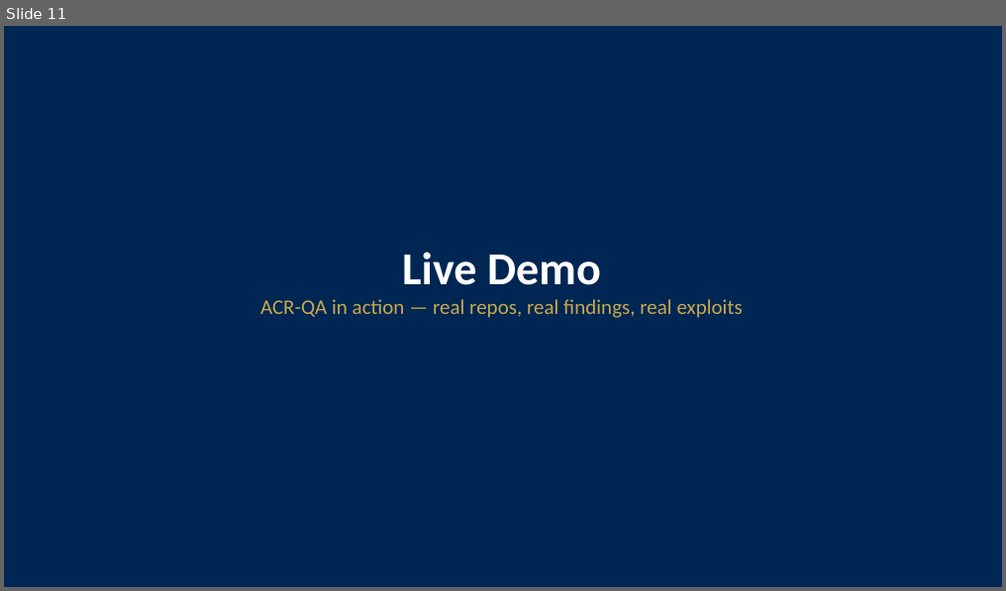
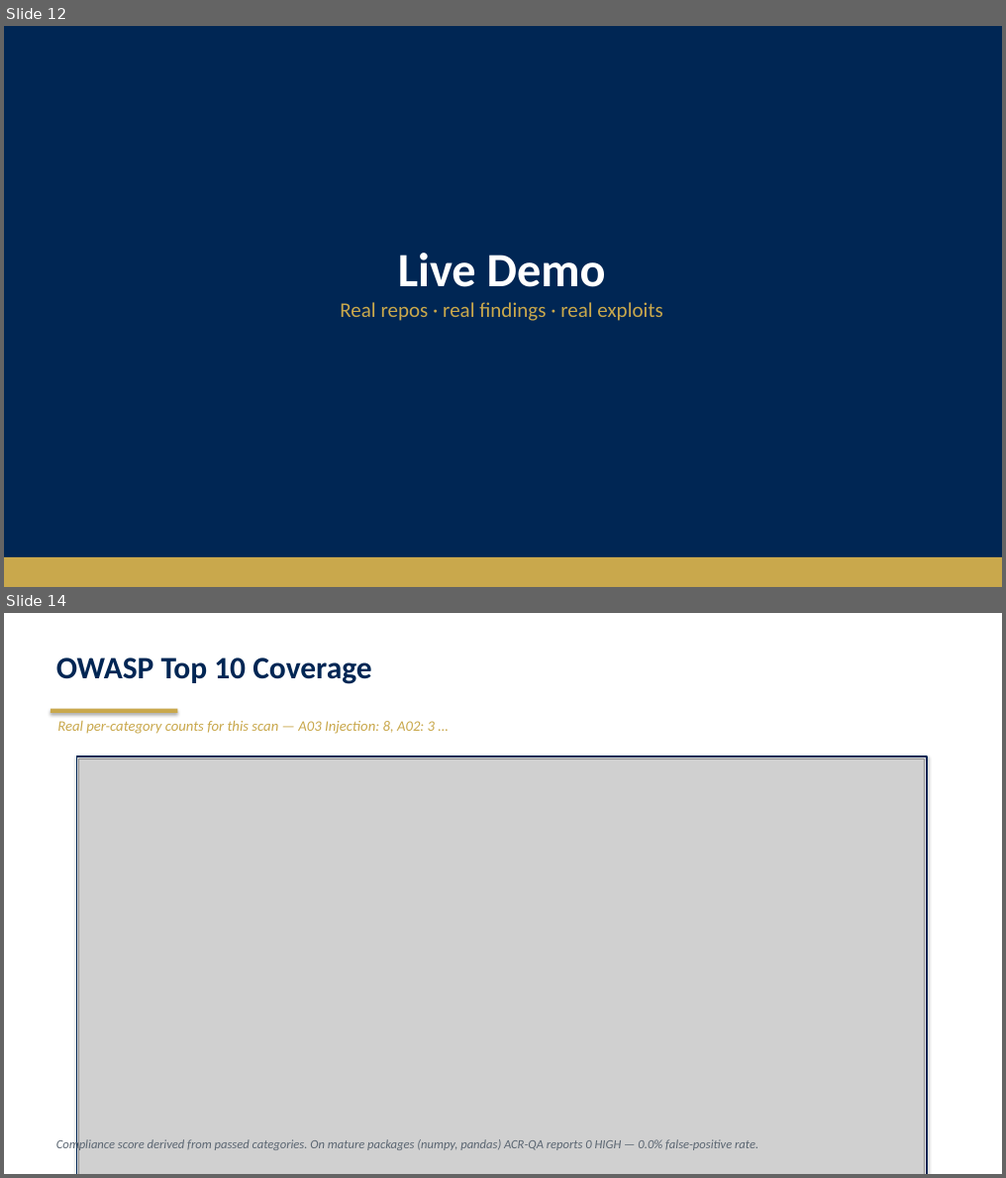
Before and after one commit to starredjaco/ACR-QA, a slide deck: docs/ACR-QA_Defense.odp. Shown one above the other, each under a label of ours: slide 11 before the commit, slides 12 and 14 after it; the slides between them are not shown. The pictures are 1006x591 and 1006x1178 pixels, drawn with LibreOffice and Linux fonts; fonts in the diff are those of the drawing; grey boxes stand for pictures. Boxes give left, top, right and bottom in pixels: in the first picture for what was removed or moved away, otherwise in the second. Text is boxed around its words. In the diff, an @@ line names an element or a change of style, - is before the commit and + after.

Commit message:
feat(defense): god-mode deck — sales narrative + real dashboard screenshots
Rebuild build_defense_deck.py into a 20-slide sales deck: hook (AI writes 1.88x more
vulns), market-reality hero stats ($10-50k vs $0), the Confirmed-Tier funnel visual
(1,942 -> 55), Evaluation table, three trust proofs, competitive matrix, "What ACR-QA
Delivers" close, and real embedded dashboard screenshots (Overview, run detail, OWASP
heatmap, verified attestation) captured live via Playwright. KSIU branding + logo.
Rendered and visually verified.

```diff
--- a/docs/ACR-QA_Defense.odp
+++ b/docs/ACR-QA_Defense.odp
@@ slide 14 added at box(4, 613, 1002, 1174), background #FFFFFF @@
@@ text added at box(56, 658, 371, 684), 30 pt, text #002654, bold @@
+OWASP Top 10 Coverage
@@ rectangle added at box(51, 709, 177, 713), fill #C9A84C @@
@@ text added at box(57, 721, 435, 734), 14 pt, text #C9A84C, italic @@
+Real per-category counts for this scan — A03 Injection: 8, A02: 3 …
@@ rectangle added at box(76, 757, 927, 1174), outline #002654 1.5 pt @@
@@ picture added at box(79, 759, 925, 1174) @@
@@ text added at box(56, 1139, 758, 1153), 12 pt, text #5B6672, italic @@
+Compliance score derived from passed categories. On mature packages (numpy, pandas) ACR-QA reports 0 HIGH — 0.0% false-positive rate.
@@ what was slide 11 is now slide 12 @@
@@ slide 12 changed as well @@
@@ text at box(398, 253, 606, 287): size 44 to 46 pt in "Live Demo" @@
@@ text at box(340, 302, 662, 321): text changed @@
-ACR-QA in action — real repos, real findings, real exploits
+Real repos · real findings · real exploits
@@ rectangle added at box(4, 558, 1002, 587), fill #C9A84C @@
```
Also in this commit, not shown: 6 other slides changed, 12 other slides added, 7 slides removed, 8 other files.
